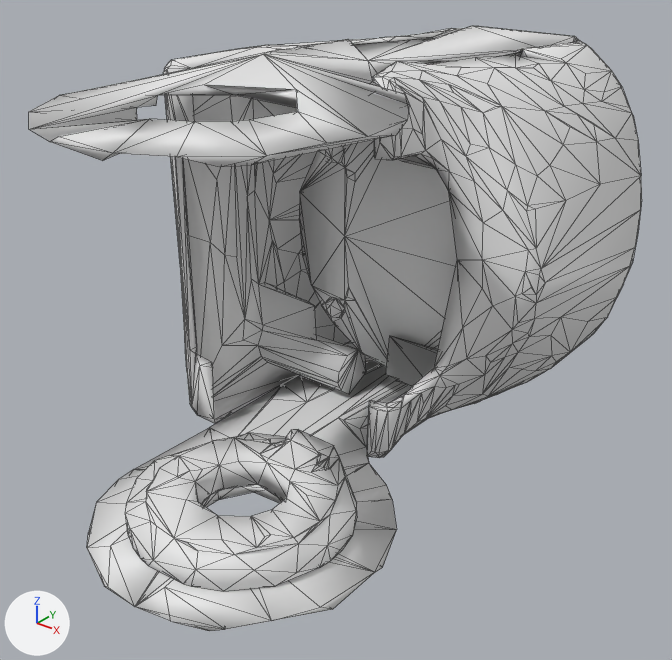
Before and after pictures for a commit that changed the glTF model ros2_ws/src/m1_control/m1_control/web_assets/meshes/88bb767263.glb.
Both versions are drawn from a 50 mm lens placed at (0.1021, -0.1, 0.0694), pointed at (-0.002, 0.03, -0.0112). Every picture has the same lights, and +X, +Y and +Z are marked at lower left. The first picture is the older version. Mesh edges are drawn as thin lines. Where no turn or scale is listed for an object, it has been applied to the vertices.

In view in the first picture: 'geometry_0'.
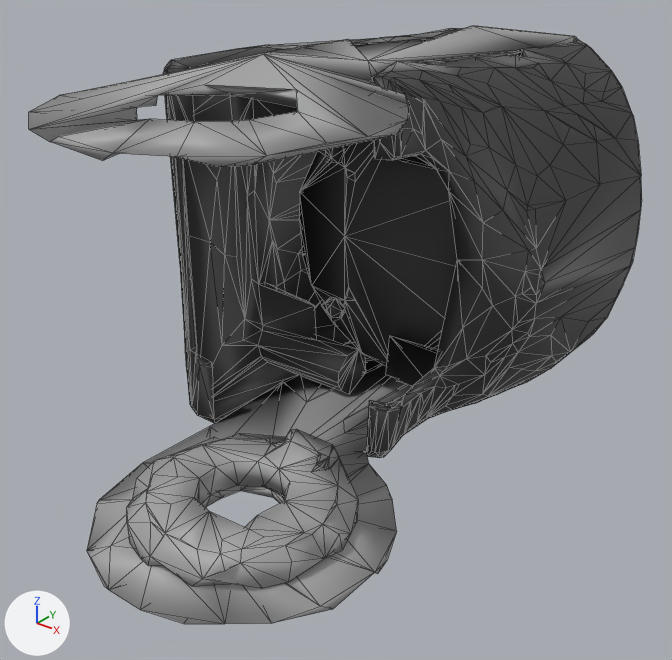
The newer file is also turned or shifted as a whole; pictures and numbers use the older file's frame.

Boxes (x1, y1, x2, y2) around the edits, measured in the pictures (672 x 660 px; the box of a moved part takes in the faces that stretch with it):
'geometry_0', reshaped: before (29, 26, 642, 631); after (29, 26, 642, 624)
part 1 of me_geometry_0, moved or reshaped: before (87, 364, 412, 631); after (87, 364, 412, 624)
part 2 of me_geometry_0, recoloured (white to grey): (29, 26, 642, 492) in both

What changed in the scene script:
```text
Add mat_defaultmaterial:
    mat_defaultmaterial = bpy.data.materials.new('DefaultMaterial')
    mat_defaultmaterial.use_nodes = True; mat_defaultmaterial.node_tree.nodes.clear()
    _N = mat_defaultmaterial.node_tree.nodes; _L = mat_defaultmaterial.node_tree.links
    n0 = _N.new('ShaderNodeOutputMaterial'); n0.name = 'Material Output'
    n1 = _N.new('ShaderNodeBsdfPrincipled'); n1.name = 'Principled BSDF'
    n2 = _N.new('ShaderNodeVertexColor'); n2.name = 'Color Attribute'
    _L.new(n1.outputs[0], n0.inputs[0])  # 'BSDF' to 'Surface'
    _L.new(n2.outputs[0], n1.inputs[0])  # 'Color' to 'Base Color'
Change me_geometry_0:
    used by ob_geometry_0; location = (0.0, 0.0, 0.0)
    remove me_geometry_0.from_pydata(...)  # 1741 vertices, 3475 faces; spans x -0.0425..0.0325, y -0.0285..0.0974, z -0.0394..0.0392
    add me_geometry_0.from_pydata(...)  # 1741 vertices, 3477 faces; spans x -0.0425..0.0325, y -0.0285..0.0974, z -0.0394..0.0392
    me_geometry_0 part 1: 20 vertices moved from x -0.0284..0.0213, y -0.0196..0.094, z -0.0391..-0.0026 to x -0.0284..0.0212, y -0.0188..0.094, z -0.0391..0.004; 164 vertices removed from x -0.0286..0.0279, y -0.0284..0.0943, z -0.0391..0.0285; 164 vertices added at x -0.0287..0.0282, y -0.0284..0.0946, z -0.0391..0.0286
    me_geometry_0 part 2: 2906 faces spanning x -0.0425..0.0325, y -0.0285..0.0974, z -0.0394..0.0392 switch from no material to mat_defaultmaterial
```
